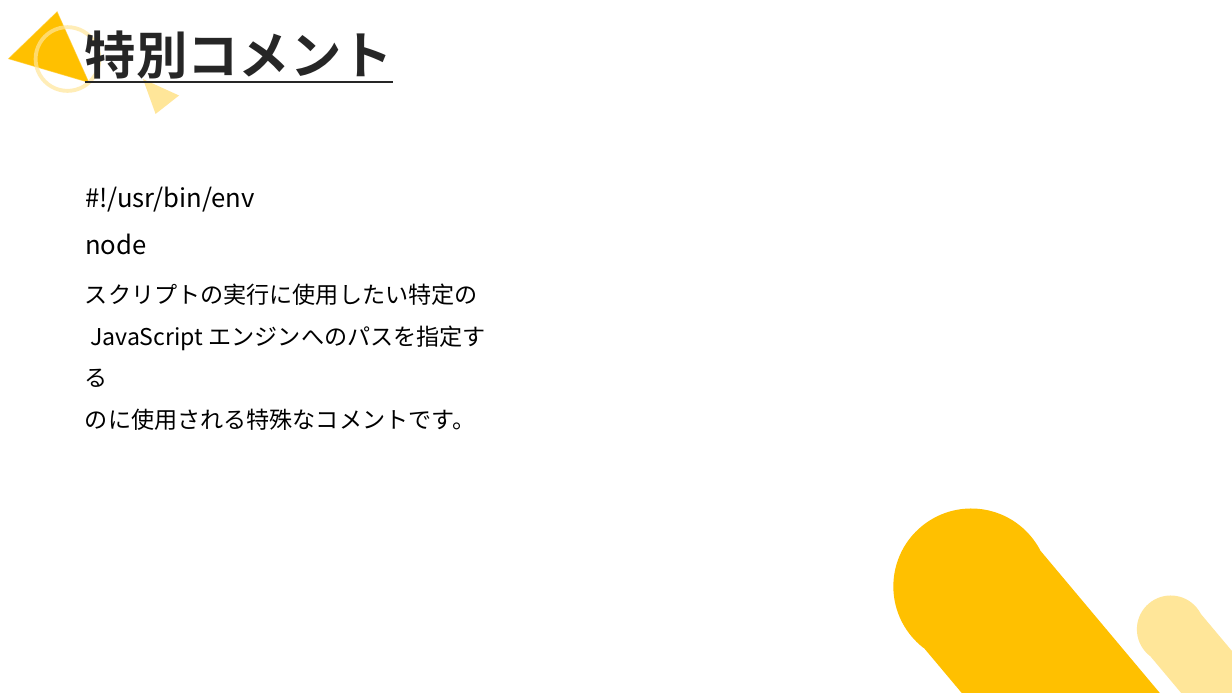
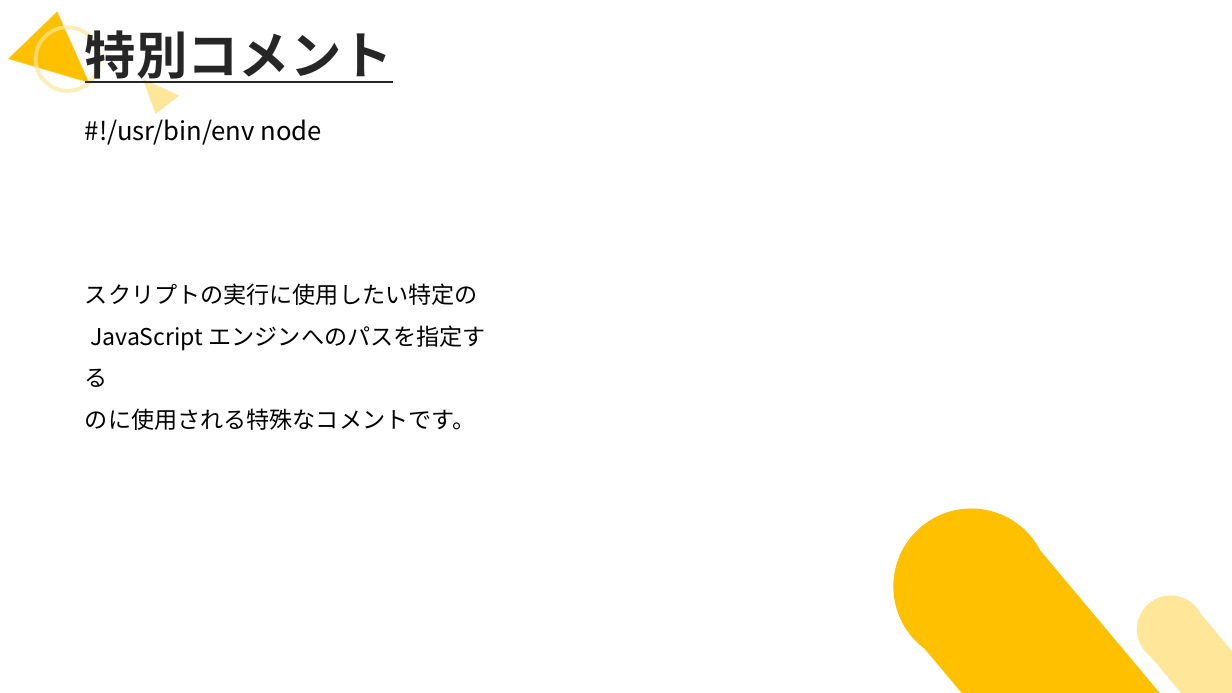
Before and after one commit to gassyou/javascript-course, a slide deck: slide 3 of 01.basic/day2/day02.pptx. Drawn at 1232x693 pixels with LibreOffice and Linux fonts; fonts in the diff are those of the drawing. Boxes give left, top, right and bottom in pixels: in the first picture for what was removed or moved away, otherwise in the second. Text is boxed around its words. In the diff, an @@ line names an element or a change of style, - is before the commit and + after.

```diff
--- a/01.basic/day2/day02.pptx
+++ b/01.basic/day2/day02.pptx
@@ text "#!/usr/bin/env node" rewrapped from <box>85,186,255,255</box> to <box>85,113,322,145</box> @@
```
Also in this commit, not shown: 1 other slide changed, 6 other files.
